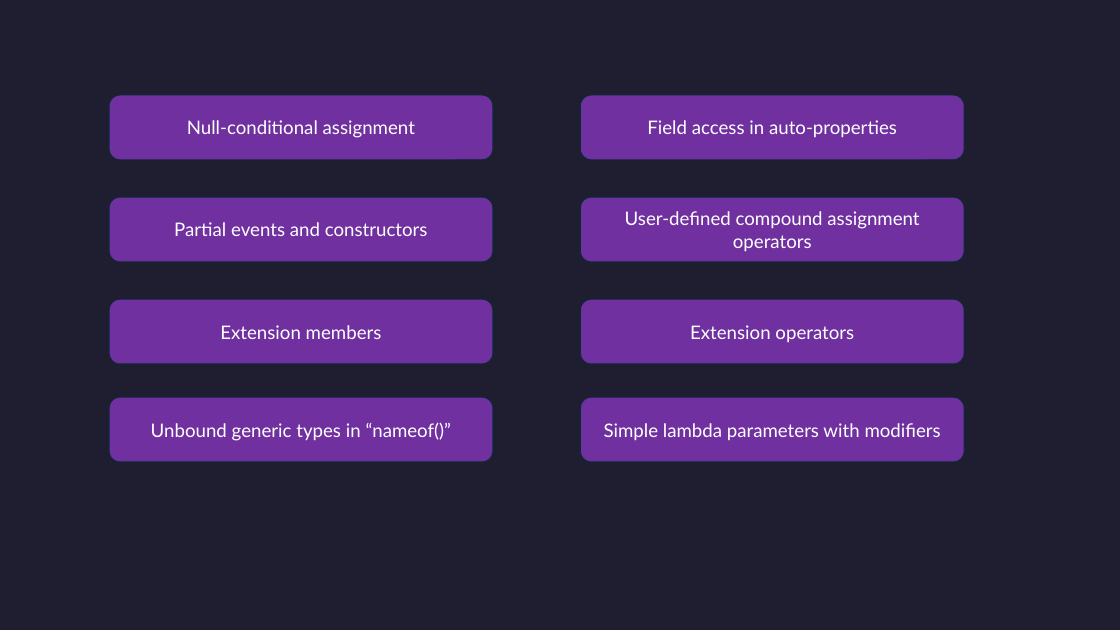
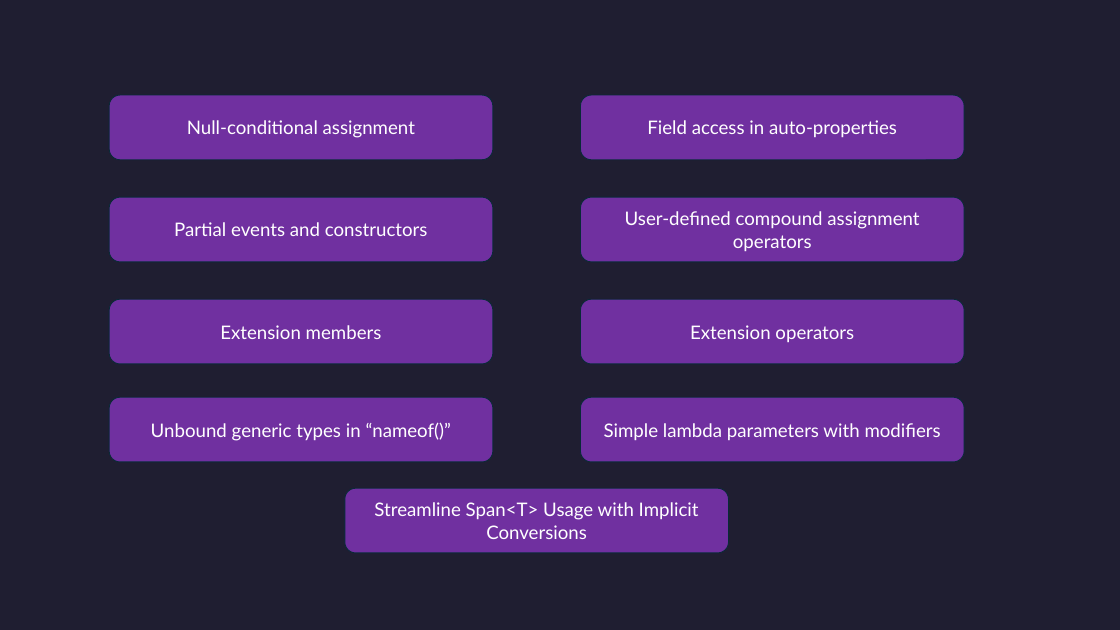
Before and after one commit to sparraguerra/dotnetconf2025, a slide deck: slide 3 of docs/Whats New in .NET 10 and C# 14.pptx. Drawn at 1120x630 pixels with LibreOffice and Linux fonts; fonts in the diff are those of the drawing. Boxes give left, top, right and bottom in pixels: in the first picture for what was removed or moved away, otherwise in the second. Text is boxed around its words. In the diff, an @@ line names an element or a change of style, - is before the commit and + after.

```diff
--- a/docs/Whats New in .NET 10 and C# 14.pptx
+++ b/docs/Whats New in .NET 10 and C# 14.pptx
@@ rounded rectangle added at bbox=[345, 488, 729, 553], fill #7030A0, outline #092A39 1.5 pt, 32 pt, text #FFFFFF @@
+Streamline Span<T> Usage with Implicit Conversions
```
Also in this commit, not shown: 1 other slide changed, 1 slide added, 5 slides removed.
